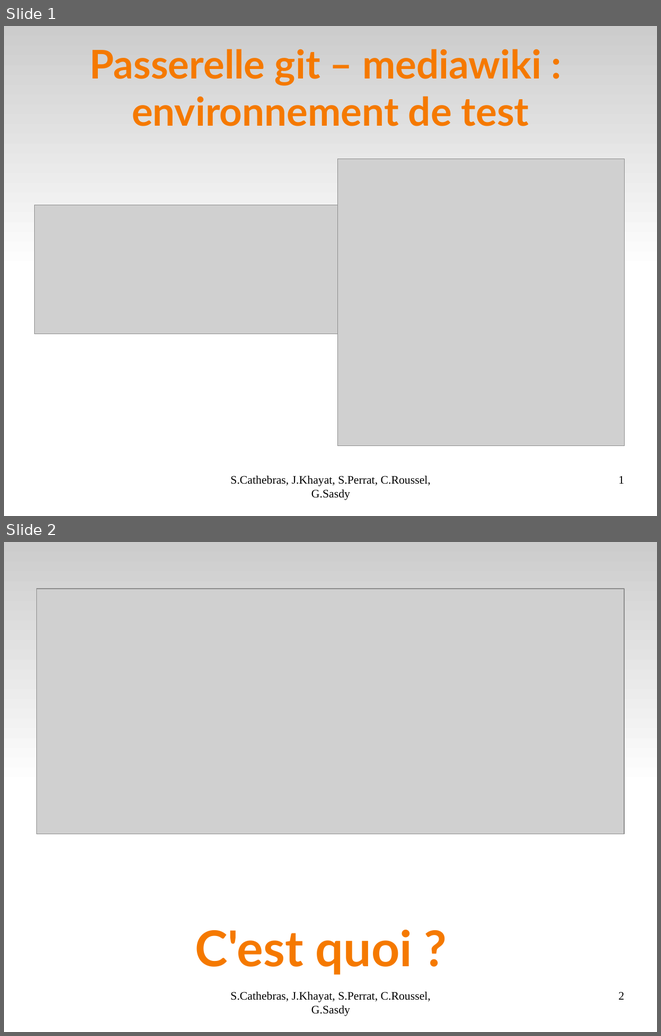
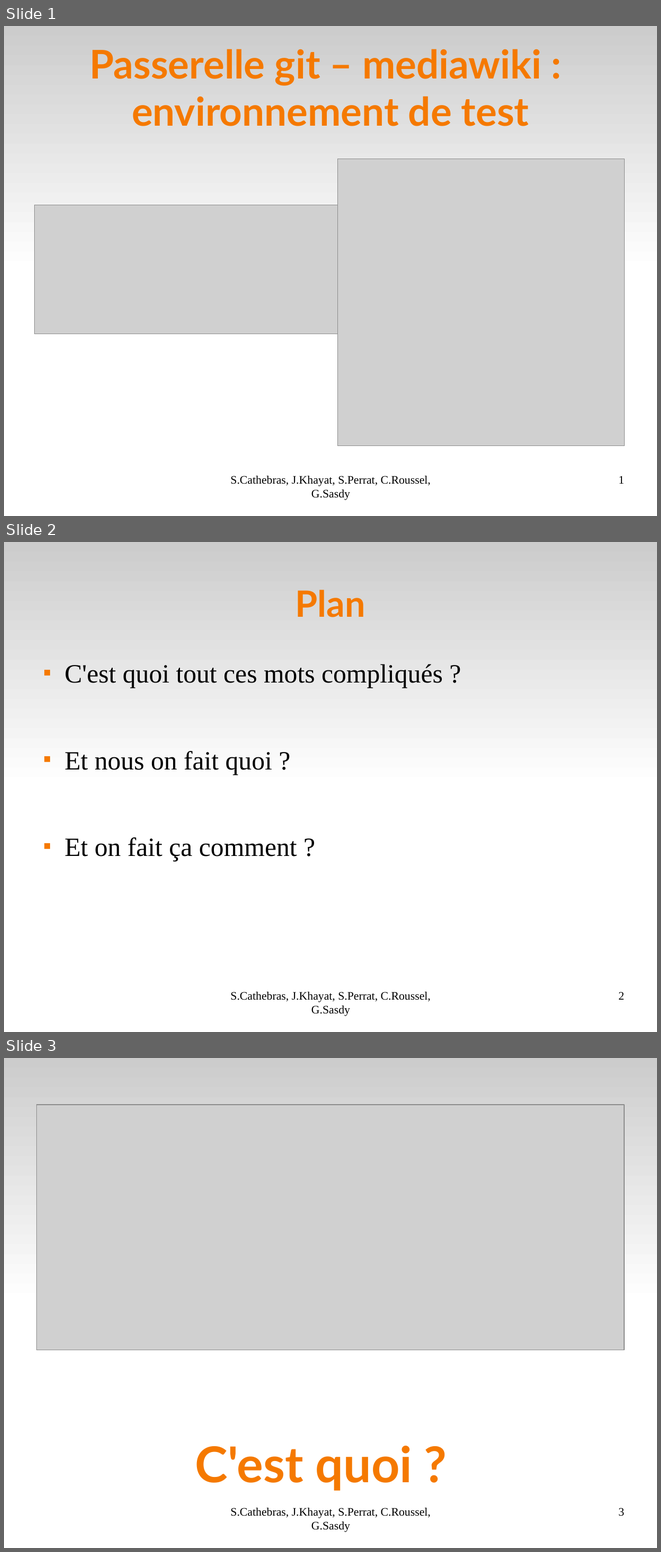
Before and after one commit to Darktrop/git-mediawiki-ensimag, a slide deck: sheme/presoutenance/Bilan.odp. Shown one above the other, each under a label of ours: slides 1 and 2 before the commit, slides 1, 2 and 3 after it. The pictures are 661x1036 and 661x1552 pixels, drawn with LibreOffice and Linux fonts; fonts in the diff are those of the drawing; grey boxes stand for pictures. Boxes give left, top, right and bottom in pixels: in the first picture for what was removed or moved away, otherwise in the second. Text is boxed around its words. In the diff, an @@ line names an element or a change of style, - is before the commit and + after.

```diff
--- a/sheme/presoutenance/Bilan.odp
+++ b/sheme/presoutenance/Bilan.odp
@@ slide 2 added at bbox=[4, 542, 657, 1032], background #FFFFFF; not listed: 1 template element that a slide beside it also shows @@
@@ title added at bbox=[296, 590, 365, 617], 44 pt, text #F57900, bold @@
+Plan
@@ text added at bbox=[64, 664, 443, 861], 32 pt, text #000000 @@
+■ C'est quoi tout ces mots compliqués ?
+■ Et nous on fait quoi ?
+■ Et on fait ça comment ?
@@ text added at bbox=[230, 991, 431, 1016], 14 pt, text #000000 @@
+S.Cathebras, J.Khayat, S.Perrat, C.Roussel, G.Sasdy
@@ page number added at bbox=[618, 991, 624, 999], 14 pt, text #000000 @@
+2
@@ what was slide 2 is now slide 3 @@
@@ page number at bbox=[618, 1507, 624, 1516]: text changed @@
-2
+3
```
Also in this commit, not shown: 1 slide changed.
